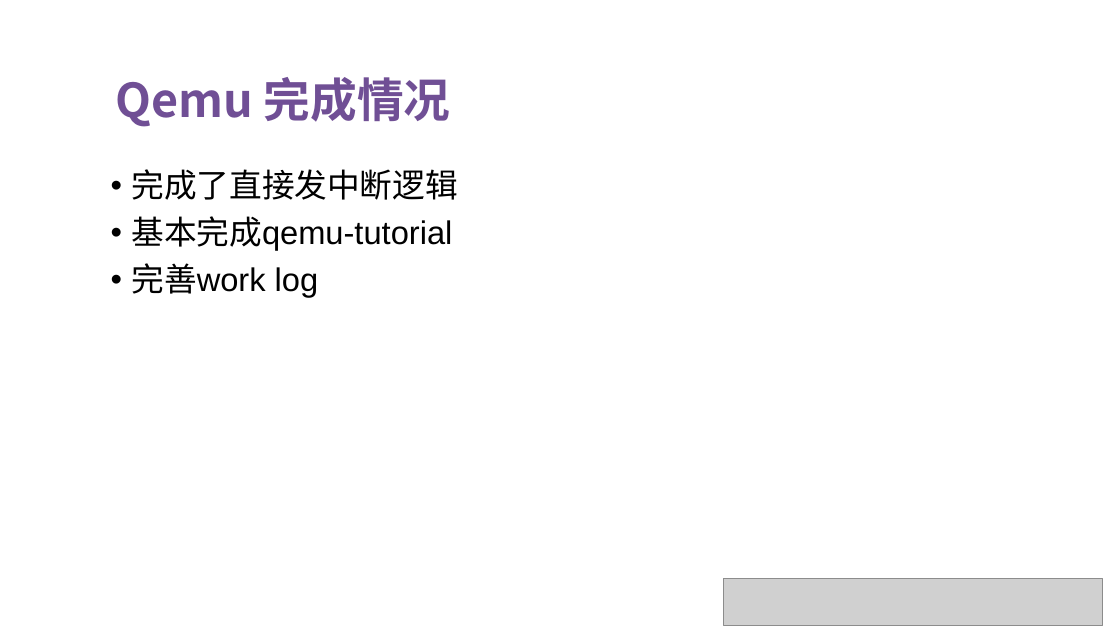
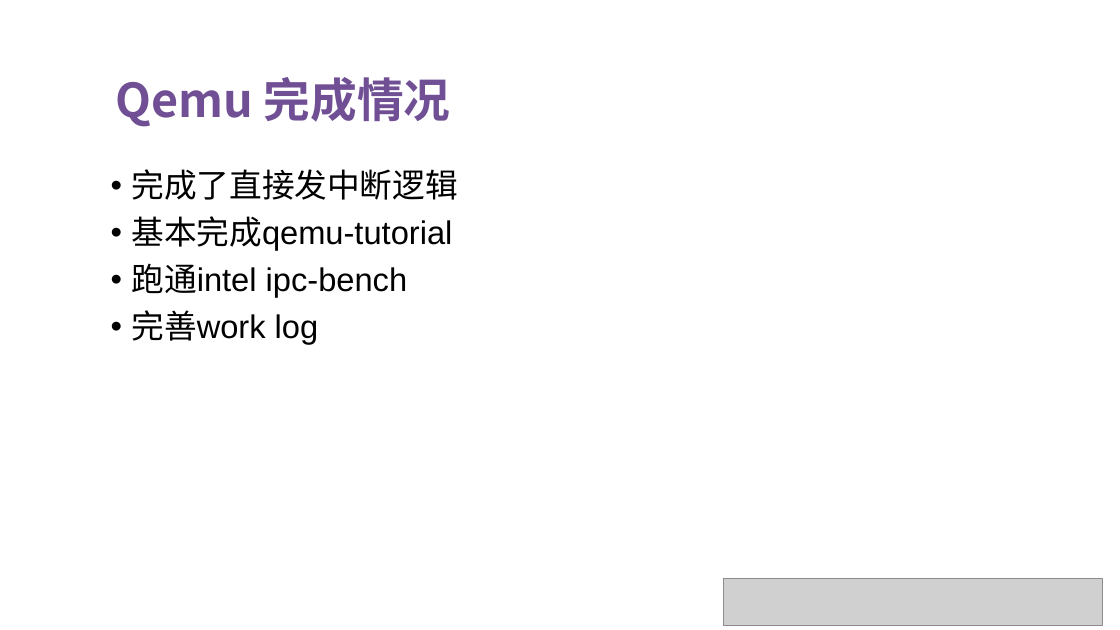
Before and after one commit to OS-F-4/usr-intr, a slide deck: slide 3 of ppt/2022-6-4.pptx. Drawn at 1120x630 pixels with LibreOffice and Linux fonts; fonts in the diff are those of the drawing; grey boxes stand for pictures. Boxes give left, top, right and bottom in pixels: in the first picture for what was removed or moved away, otherwise in the second. Text is boxed around its words. In the diff, an @@ line names an element or a change of style, - is before the commit and + after.

Commit message:
Update ppt regarding ipc-bench result

```diff
--- a/ppt/2022-6-4.pptx
+++ b/ppt/2022-6-4.pptx
@@ text at (132, 263, 408, 297): paragraph added @@
+• 跑通intel ipc-bench
```
Also in this commit, not shown: 2 other slides changed, 3 slides added, 1 other file.
